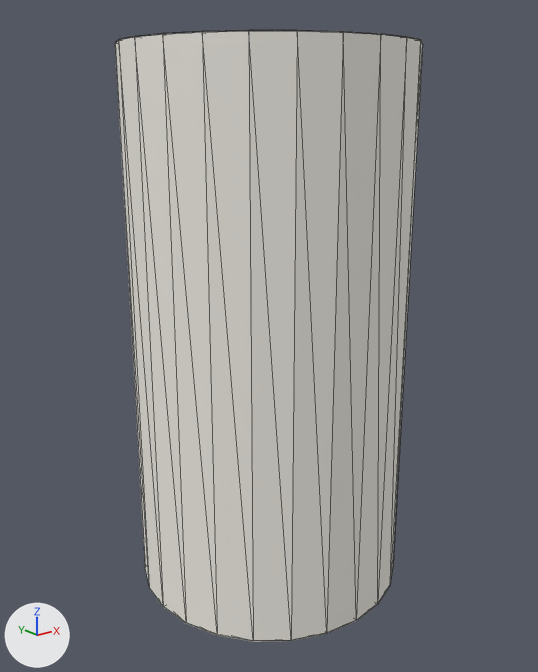
Two versions of the glTF model models/objects/enviroments/09/paper/09_paper_towel_roll_v.glb, one commit apart.
One viewpoint serves both versions: a 50 mm lens placed at (-0.147, -0.264, 0.229), pointed at (0.063, -0.001, 0.124). Arrows for +X, +Y and +Z are at lower left; the lights stay in place. The older version comes first. Mesh edges are drawn as thin lines. Where no turn or scale is listed for an object, it has been applied to the vertices. Vertices at exactly the same position are counted once.

Names of what the first picture shows: 'cardboard_core_interior'.
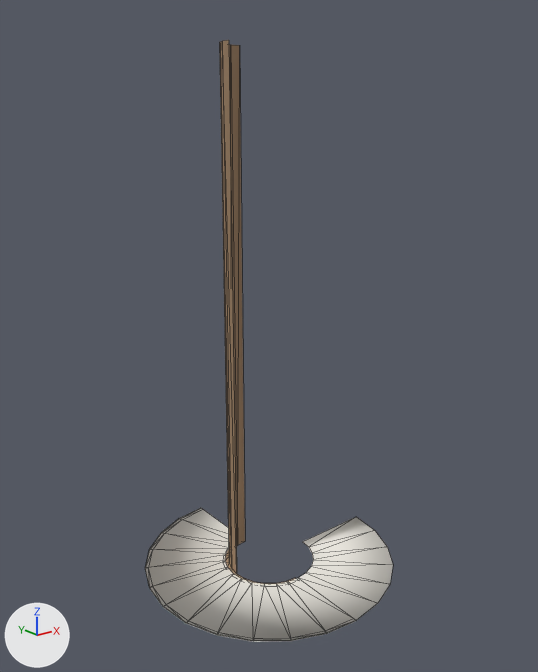
Edits to the scene script, one JSON object a line:
```json
{"block": "me_cardboard_core_interior_002", "where": "# used by ob_cardboard_core_interior; location = (0.0, 0.0, 0.1276)"}
{"op": "remove", "block": "me_cardboard_core_interior_002", "code": "me_cardboard_core_interior_002.from_pydata(...)  # 288 vertices, 384 faces; spans x 0.0..0.128, y -0.064..0.064, z -0.126..0.126"}
{"op": "add", "block": "me_cardboard_core_interior_002", "code": "me_cardboard_core_interior_002.from_pydata(...)  # 97 vertices, 96 faces; spans x 0.0..0.128, y -0.064..0.064, z -0.126..0.126"}
{"block": "me_cardboard_core_interior_002", "change": "me_cardboard_core_interior_002 part 1: the loose piece of 48 vertices spanning x 0.0..0.128, y -0.064..0.064, z 0.125 is deleted"}
{"block": "me_cardboard_core_interior_002", "change": "me_cardboard_core_interior_002 part 2"}
{"block": "me_cardboard_core_interior_002", "change": "143 vertices are removed from x 0.0..0.128, y -0.064..0.064, z -0.126..0.126"}
{"block": "me_cardboard_core_interior_002", "change": "240 faces are deleted"}
```

Where the change shows, as pixel boxes [x1, y1, x2, y2] in the pictures (538 x 672 px):
```json
{"object": "cardboard_core_interior", "change": "reshaped", "before": [115, 30, 423, 642], "after": [145, 40, 393, 642], "on screen": "19% narrower"}
{"part": 1, "of": "me_cardboard_core_interior_002", "change": "deleted", "before": [116, 30, 423, 43]}
{"part": 2, "of": "me_cardboard_core_interior_002", "change": "deleted", "before": [115, 31, 423, 641]}
```
